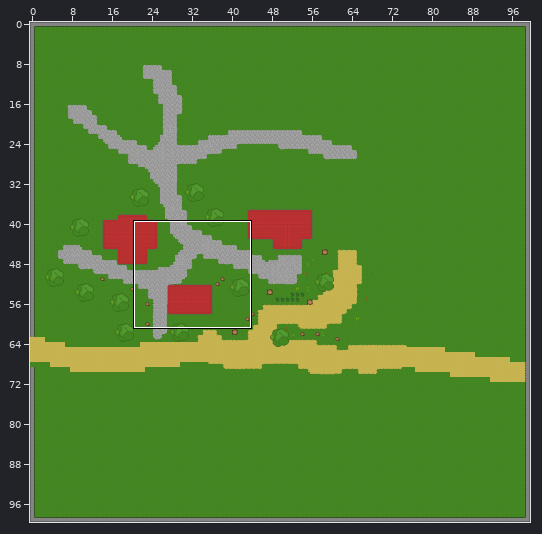
An edit to a level. Tiled map, assets/SaveFiles/Tilemaps/untitled.tmx. Above, an overview of the earlier version with the close-up marked.
Close-up. Before:
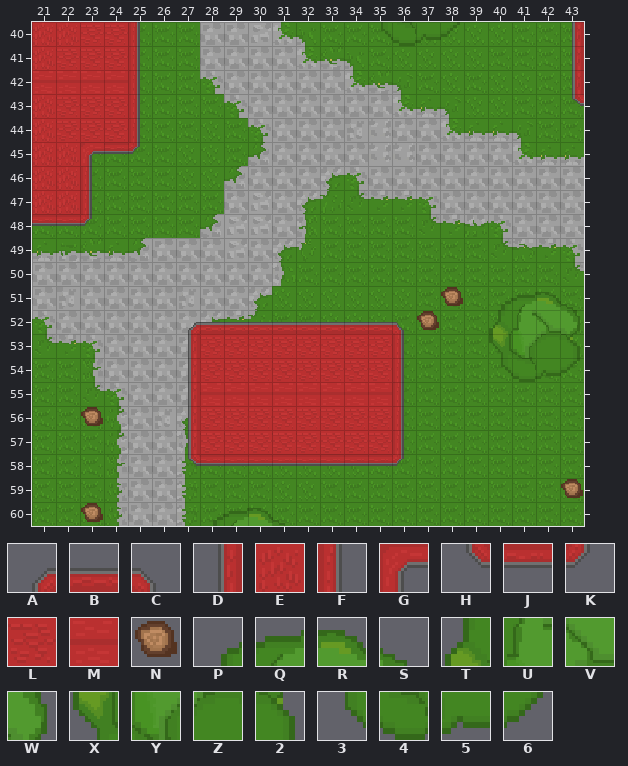
Cells are 16x16 px. Shown: x 21..43, y 40..60. The commit also changed other parts of the map, which this record leaves out.
Key: from "tileset8-otherStuff": A 0, B 1, C 2, D 15, E 16, F 17, G 19, H 30, J 31, K 32, L 33, M 45, N 104, P 131, Q 132, R 133, S 134, T 146, U 147, V 148, W 149, X 161, Y 162, Z 163, 2 164, 3 176, 4 177, 5 178, 6 179.
_ is an empty cell.
Layers that did not change in this view are not listed.
Layer "buildings" before, first column x 21:
40 EELL___________________
41 ELLL___________________
42 MMMM___________________
43 ELLL___________________
44 ELLL___________________
45 EE_____________________
46 EE_____________________
47 EE_____________________
48 _______________________
49 _______________________
50 _______________________
51 _______________________
52 _______________________
53 _______LLLLLLLL________
54 _______LLLLLLLL________
55 _______MMMMMMMM________
56 _______LLLLLLLL________
57 _______LLLLLLLL________
58 _______________________
59 _______________________
60 _______________________
Layer "other2" before, first column x 21:
40 ____F_________3456____D
41 ____F_________________D
42 ____F_________________D
43 ____F_________________H
44 ____F__________________
45 __GJK__________________
46 __F____________________
47 __F____________________
48 JJK____________________
49 _______________________
50 _______________________
51 _________________N_PQRS
52 ______ABBBBBBBBCN__TUVW
53 ______D________F___XYZ2
54 ______D________F___3456
55 ______D________F_______
56 __N___D________F_______
57 ______D________F_______
58 ______HJJJJJJJJK_______
59 ______________________N
60 __N____PQRS____________
After the commit:
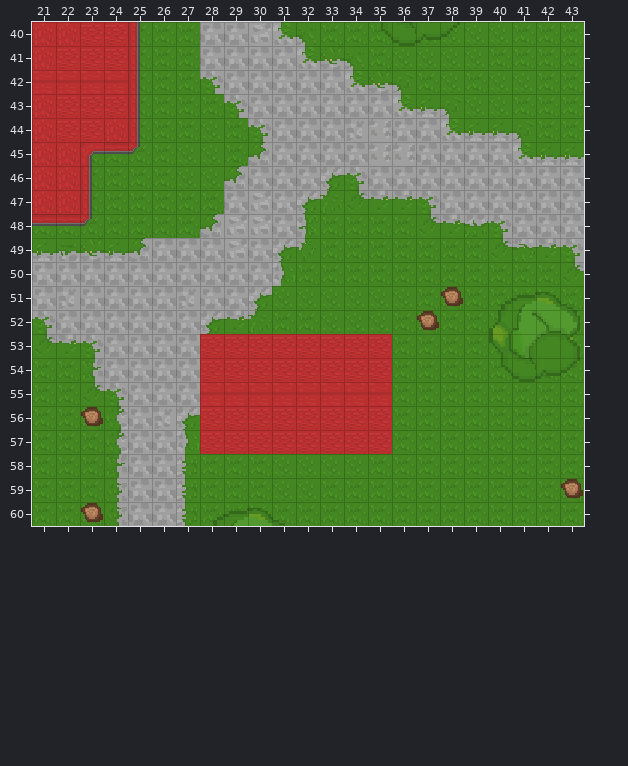
The edit:
Layer "buildings":
Tile L gives way to tile E in row 44 at x 24.
Layer "other2":
Tile A is gone in row 52 at x 27.
Tile B is gone in row 52 at x 28 to 35.
Tile C is gone in row 52 at x 36.
Tile D is gone in rows 40 to 42 at x 43; in rows 53 to 57 at x 27.
Tile F is gone in rows 53 to 57 at x 36.
Tile H is gone in row 43 at x 43; in row 58 at x 27.
Tile J is gone in row 58 at x 28 to 35.
Tile K is gone in row 58 at x 36.
Boxes around the changes in both close-ups, in picture pixels (x1, y1, x2, y2):
removed: (572, 22, 584, 106)
changed: (104, 119, 128, 142)
removed: (188, 322, 404, 466)
